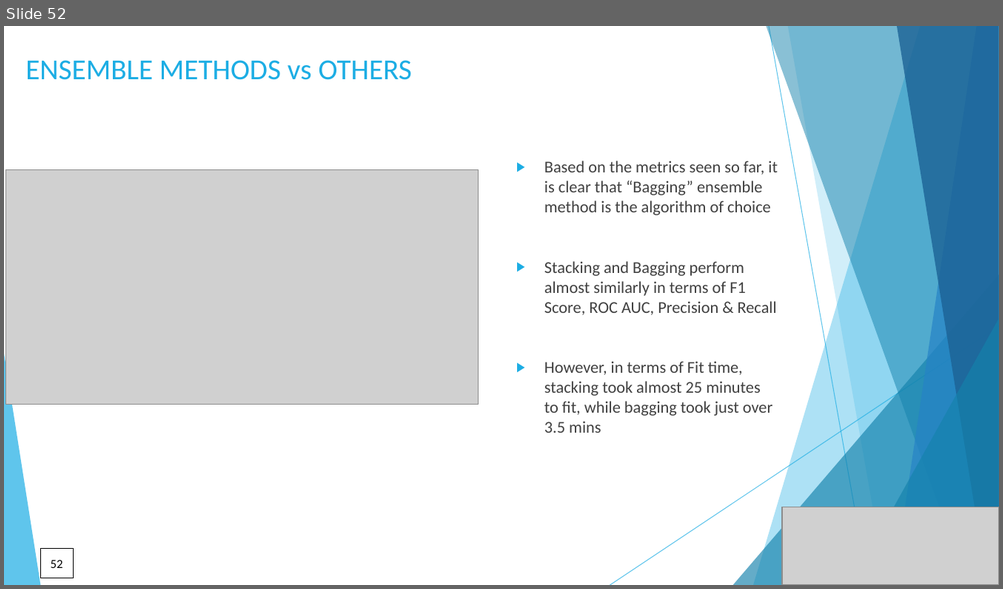
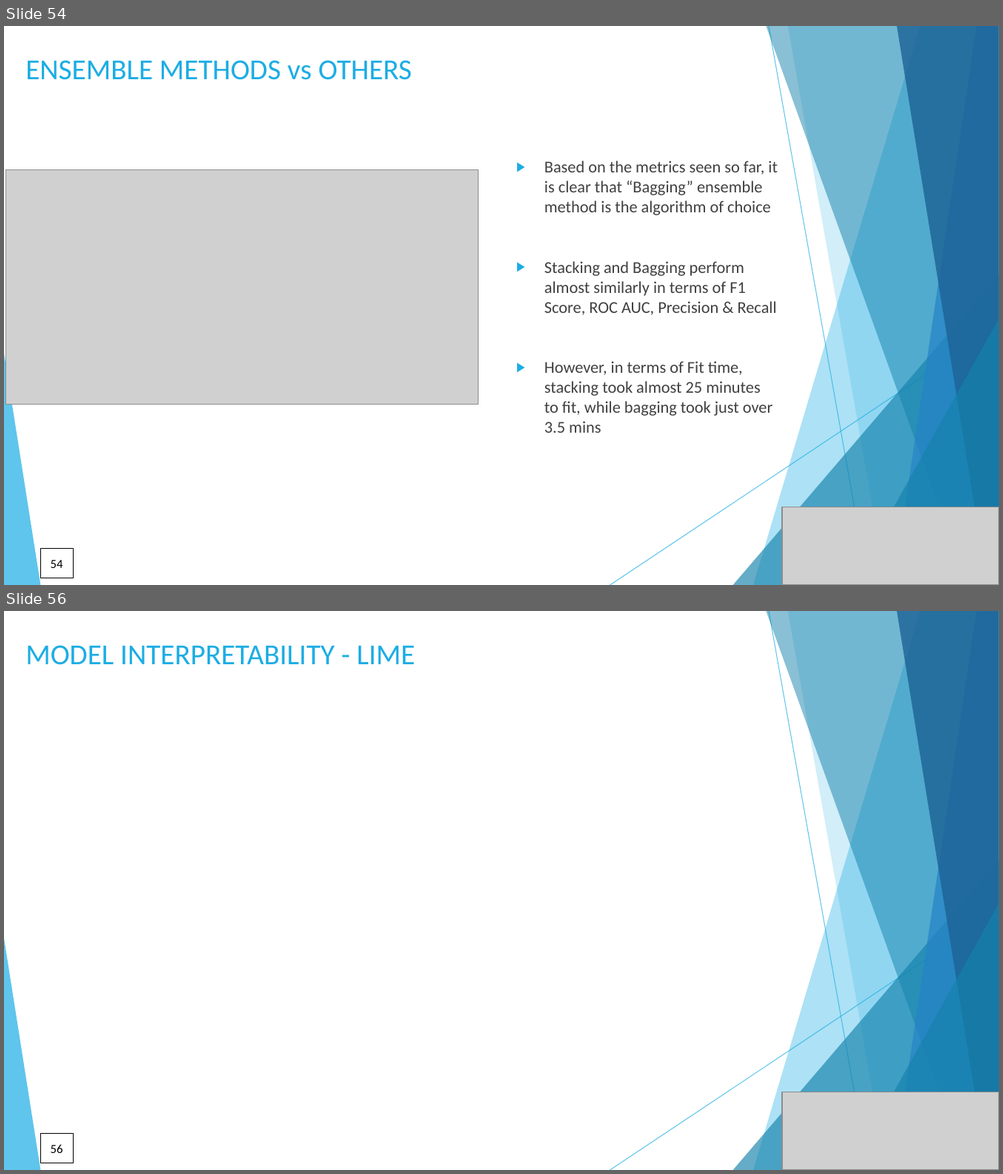
Before and after one commit to DataKnightsAI/Text-Classification-for-News-Summaries, a slide deck: presentation/CSML-1010-Group 20-project final presentation.pptx. Shown one above the other, each under a label of ours: slide 52 before the commit, slides 54 and 56 after it; the slides between them are not shown. The pictures are 1003x589 and 1003x1174 pixels, drawn with LibreOffice and Linux fonts; fonts in the diff are those of the drawing; grey boxes stand for pictures. Boxes give left, top, right and bottom in pixels: in the first picture for what was removed or moved away, otherwise in the second. Text is boxed around its words. In the diff, an @@ line names an element or a change of style, - is before the commit and + after.

```diff
--- a/presentation/CSML-1010-Group 20-project final presentation.pptx
+++ b/presentation/CSML-1010-Group 20-project final presentation.pptx
@@ slide 56 added at (4,611,999,1170), background #FFFFFF; not listed: 10 template elements that a slide beside it also shows @@
@@ text added at (25,645,415,665), 28 pt, text #1CADE4 @@
+MODEL INTERPRETABILITY - LIME
@@ picture added at (782,1092,999,1170) @@
@@ page number added at (40,1134,73,1164), outline #000000 0.75 pt, 12 pt, text #000000 @@
+56
@@ what was slide 52 is now slide 54 @@
@@ page number at (51,560,63,568): text changed @@
-52
+54
```
Also in this commit, not shown: 3 slides changed, 4 other slides added.
